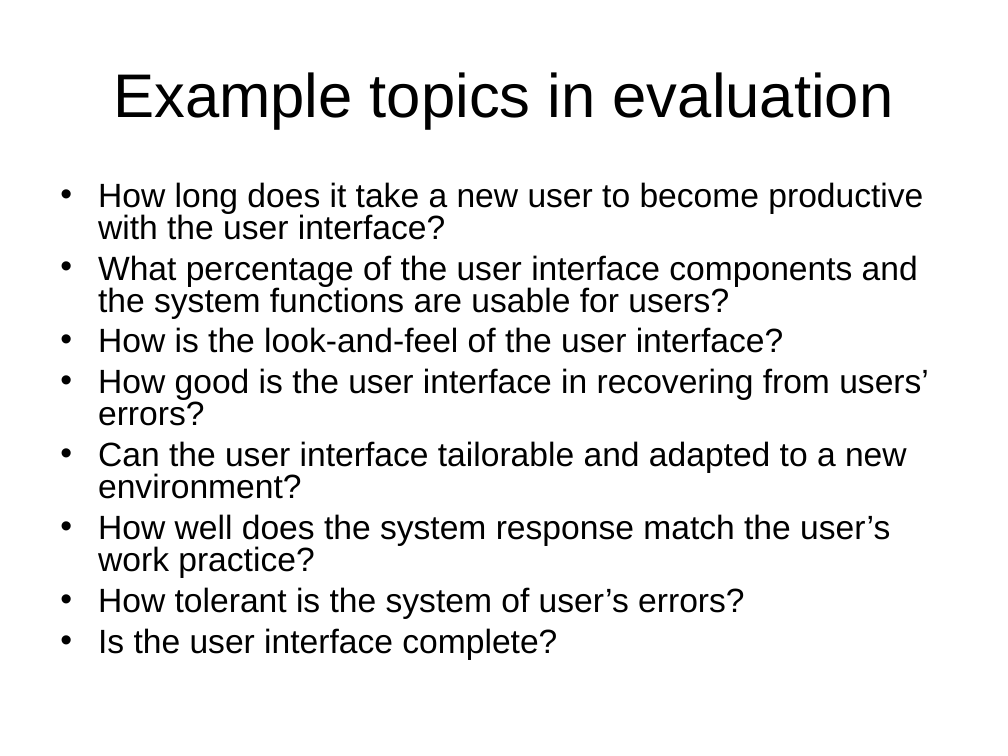
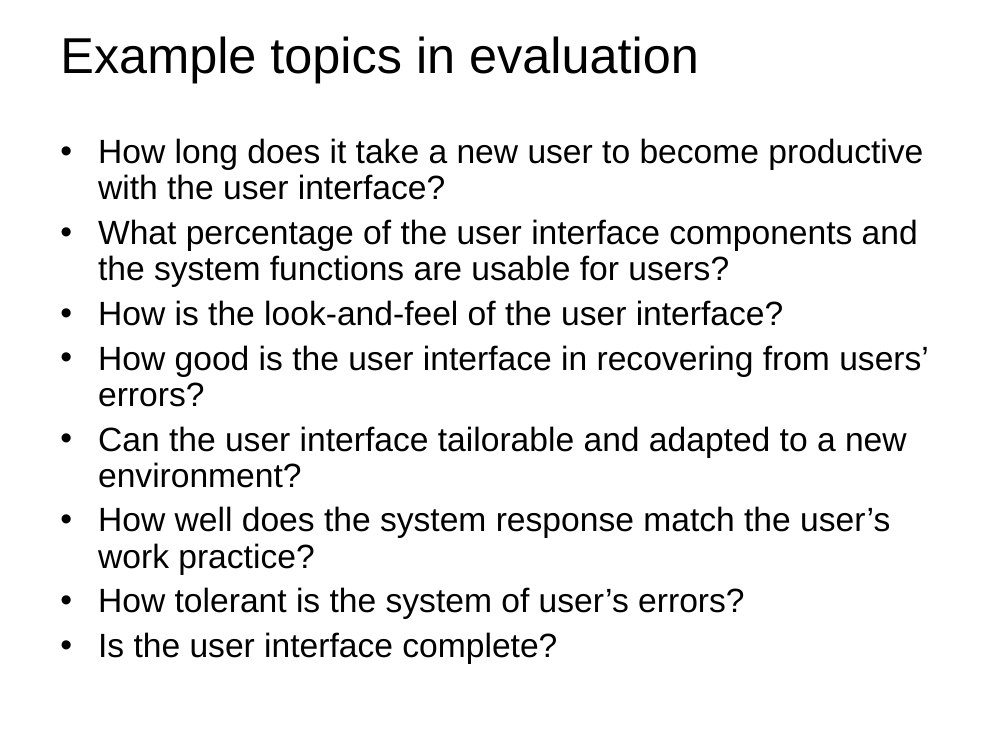
Before and after one commit to anh1901/SE1406_SWD391_Team7_PetCare_ProductDescription, a slide deck: slide 39 of Submission/SWD391_FPTSlide__ArchitectureOfUserInterface.ppt. Drawn at 1008x756 pixels with LibreOffice and Linux fonts; fonts in the diff are those of the drawing; background and template pictures are left out. Boxes give left, top, right and bottom in pixels: in the first picture for what was removed or moved away, otherwise in the second. Text is boxed around its words. In the diff, an @@ line names an element or a change of style, - is before the commit and + after.

```diff
--- a/Submission/SWD391_FPTSlide__ArchitectureOfUserInterface.ppt
+++ b/Submission/SWD391_FPTSlide__ArchitectureOfUserInterface.ppt
@@ title "Example topics in evaluation": place and size @@
-title "Example topics in evaluation" at (113, 72, 894, 129)
+title "Example topics in evaluation" at (60, 36, 699, 83)
@@ title "Example topics in evaluation" at (60, 36, 699, 83): size 44 to 36 pt; alignment centre to left @@
@@ text "How long does it take ...": place and size @@
-text "How long does it take ..." at (98, 182, 929, 660)
+text "How long does it take ..." at (98, 138, 929, 664)
@@ text "How long does it take ..." at (98, 138, 929, 664): line spacing 0.8 to 0.9 @@
```
Also in this commit, not shown: 38 other slides changed.
